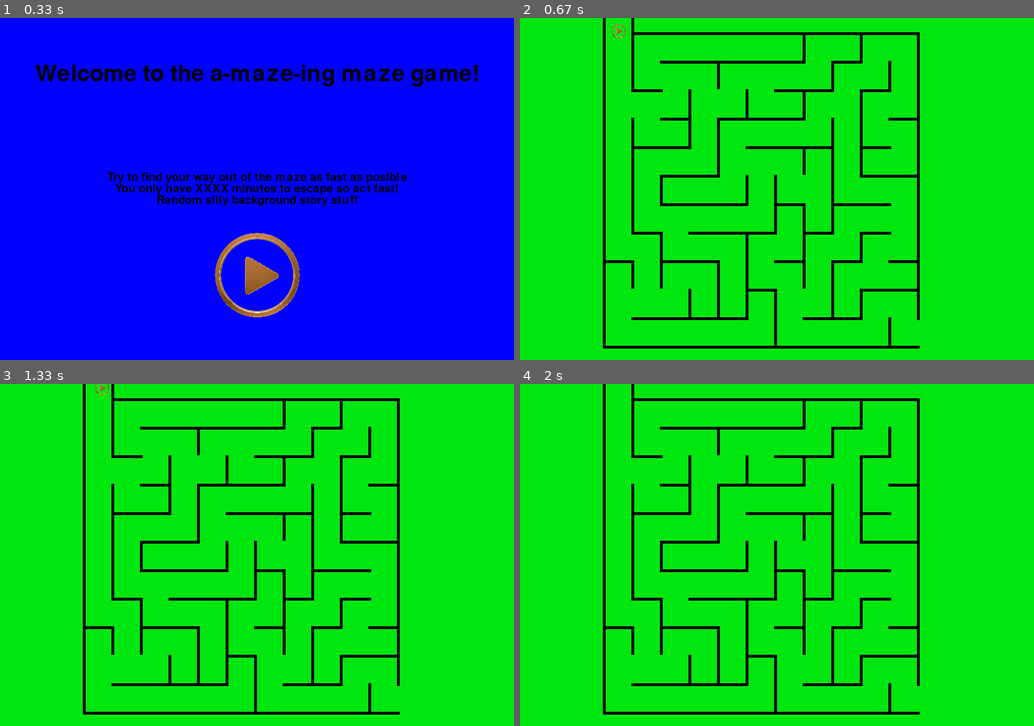
Above: before the commit, frames 1-4 (two rows, left to right).
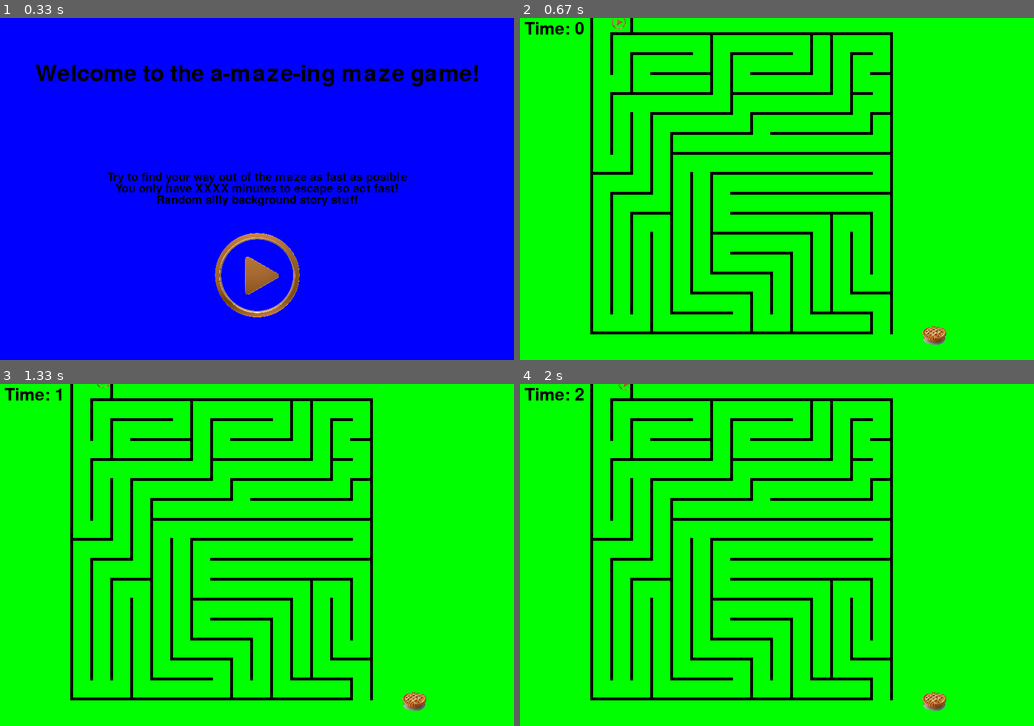
Above: after the commit, the same moments.

Repository: LilyEllaC/mazePygame
Game: pygame game, started from maze.py
Same seed, same stepped clock (60 frames per second), same inputs: the game is played once before the commit and once after it.
Inputs (mouse positions are in pixels of both pictures, inside the frame that each line leads up to):
- Up to frame 1 (0.33 s): no input
- Up to frame 2 (0.67 s): click (777, 274) at 0.38 s
- Up to frame 3 (1.33 s): hold Right 0.67-1.13 s; move the mouse to (236, 568) at 0.7 s; hold Up from 1.17 s (still down)
- Up to frame 4 (2 s): release Up at 1.47 s; hold Right 1.5-1.97 s

Frame 1 is identical in both runs. In frame 2, 99% of the frame differs, in the area x 0-100%, y 0-100%; in frame 3, 99%; in frame 4, 99%.

Commit message:
new maze added

Diff:
--- a/maze.py
+++ b/maze.py
@@ -95,31 +95,32 @@
         playerRect=self.image.get_rect()
         playerRect.x=self.x
         playerRect.y=self.y
+        knockback=4/FPSScaling
         for wall in walls:
             if playerRect.colliderect(wall.rect):#pygame.Rect.colliderect(self.get_rect(), wall.getRect()):
                 if (wall.isHorizontal):
                     if rightPosition(wall.x, wall.width, self.x, self.xSpeed):
                         if self.y>wall.y:
-                            self.y+=5
+                            self.y+=knockback
                         else:
-                            self.y-=5
+                            self.y-=knockback
                     else:
                         if self.x>wall.x:
-                            self.x+=5
+                            self.x+=knockback
                         else:
-                            self.x-=5
+                            self.x-=knockback
                 #vertical paddles
                 else:
                     if rightPosition(wall.y, wall.length, self.y, self.ySpeed):
                         if self.x>wall.x:
-                            self.x+=5
+                            self.x+=knockback
                         else:
-                            self.x-=5
+                            self.x-=knockback
                     else:
                         if self.y>wall.y:
-                            self.y+=5
+                            self.y+=knockback
                         else:
-                            self.y-=5
+                            self.y-=knockback
 
 #wall class
 class Wall():
@@ -169,6 +170,37 @@
             self.hoveredOver=False
         self.image=pygame.transform.scale(image, (self.width, self.height))
 
+#trailing ball class
+class Ball():
+    def __init__(self, x, y, colour, radius):
+        self.x=x
+        self.y=y
+        self.colour=colour
+        self.radius=radius
+
+        self.ball=pygame.draw.circle(screen, self.colour, (self.x, self.y), self.radius)
+        self.ballRect=pygame.Rect(self.x, self.y, self.radius*2, self.radius*2)
+
+    def update(self):
+        self.radius-=0.01/FPSScaling
+
+    def draw(self):
+        self.ball=pygame.draw.circle(screen, self.colour, (self.x, self.y), self.radius)
+        self.ballRect=pygame.Rect(self.x, self.y, self.radius*2, self.radius*2)
+
+#pie!
+class Pie(pygame.sprite.Sprite):
+    def __init__(self, x, y, size):
+        super().__init__()
+        self.x=x
+        self.y=y
+        self.size=size
+        image=pygame.image.load("pie.png")
+        self.image=pygame.transform.scale(image, (size, size))
+        self.rect=self.image.get_rect()
+        self.rect.x=x
+        self.rect.y=y
+
 #checking that the ball has the right x/y coords
 def rightPosition(wallPos, wallLength, playerPos, playerDirect):
     #Between the top and bottom of the paddle
@@ -196,6 +228,7 @@
     #if statement just so I can shrink it
     #horizontal walls starting at the top left
     if True:
+        walls.append(Wall(xList[0], -20, 55, 5, colour))
         walls.append(Wall(xList[1], yList[0], 505, 5, colour))
         #new row
         walls.append(Wall(xList[2], yList[1], 255, 5, colour))
@@ -283,6 +316,118 @@
         #new
         walls.append(Wall(xList[11], yList[0], 5, 505, colour))
 
+    return walls
+
+def createMaze2()->list[Wall]:
+    walls=[]
+    width=5
+    gap=35
+    colour=BLACK
+    xList=[]
+    yList=[]
+    for i in range(0,16):
+        xList.append(WIDTH//7-width+gap*i)
+        yList.append(25+gap*i)
+
+    #for i in range(0,16):
+        #walls.append(Wall(xList[i], 25, 5, 525, BLACK))
+        #walls.append(Wall(WIDTH//7, yList[i], 525, 5, BLACK))
+
+    #horizontal
+    if True:
+        walls.append(Wall(xList[0], -20, gap*2+width, width, colour))
+        walls.append(Wall(xList[1], yList[0], gap*14+width, width, colour))
+        #new
+        walls.append(Wall(xList[2], yList[1], gap*3+width, width, colour))
+        walls.append(Wall(xList[7], yList[1], gap*3+width, width, colour))
+        walls.append(Wall(xList[13], yList[1], gap*1+width, width, colour))
+        #new
+        walls.append(Wall(xList[3], yList[2], gap*3+width, width, colour))
+        walls.append(Wall(xList[8], yList[2], gap*3+width, width, colour))
+        walls.append(Wall(xList[14], yList[2], gap*1+width, width, colour))
+        #new
+        walls.append(Wall(xList[1], yList[3], gap*5+width, width, colour))
+        walls.append(Wall(xList[7], yList[3], gap*5+width, width, colour))
+        walls.append(Wall(xList[13], yList[3], gap*1+width, width, colour))
+        #new
+        walls.append(Wall(xList[3], yList[4], gap*4+width, width, colour))
+        walls.append(Wall(xList[8], yList[4], gap*5+width, width, colour))
+        walls.append(Wall(xList[14], yList[4], gap*1+width, width, colour))
+        #new
+        walls.append(Wall(xList[4], yList[5], gap*4+width, width, colour))
+        walls.append(Wall(xList[9], yList[5], gap*5+width, width, colour))
+        #new
+        walls.append(Wall(xList[4], yList[6], gap*11+width, width, colour))
+        #new
+        walls.append(Wall(xList[0], yList[7], gap*2+width, width, colour))
+        walls.append(Wall(xList[6], yList[7], gap*8+width, width, colour))
+        #new
+        walls.append(Wall(xList[1], yList[8], gap*2+width, width, colour))
+        walls.append(Wall(xList[7], yList[8], gap*8+width, width, colour))
+        #new
+        walls.append(Wall(xList[2], yList[9], gap*2+width, width, colour))
+        walls.append(Wall(xList[7], yList[9], gap*7+width, width, colour))
+        #new
+        walls.append(Wall(xList[6], yList[10], gap*5+width, width, colour))
+        #new
+        walls.append(Wall(xList[7], yList[11], gap*3+width, width, colour))
+        #new
+        walls.append(Wall(xList[6], yList[12], gap*3+width, width, colour))
+        #new
+        walls.append(Wall(xList[5], yList[13], gap*3+width, width, colour))
+        walls.append(Wall(xList[13], yList[13], gap*2+width, width, colour))
+        #new
+        walls.append(Wall(xList[4], yList[14], gap*3+width, width, colour))
+        walls.append(Wall(xList[11], yList[14], gap*3+width, width, colour))
+        #new
+        walls.append(Wall(xList[0], yList[15], gap*14+width, width, colour))
+
+    #vertical
+    if True:
+        walls.append(Wall(xList[2], -20, width, 50, colour))
+        walls.append(Wall(xList[0], -20, width, gap*15+width+45, colour))
+        #new
+        walls.append(Wall(xList[1], yList[0], width, gap*2+width, colour))
+        walls.append(Wall(xList[1], yList[3], width, gap*3+width, colour))
+        walls.append(Wall(xList[1], yList[8], width, gap*6+width, colour))
+        #new
+        walls.append(Wall(xList[2], yList[1], width, gap*2+width, colour))
+        walls.append(Wall(xList[2], yList[4], width, gap*3+width, colour))
+        walls.append(Wall(xList[2], yList[9], width, gap*5+width, colour))
+        #new
+        walls.append(Wall(xList[3], yList[4], width, gap*4+width, colour))
+        walls.append(Wall(xList[3], yList[10], width, gap*5+width, colour))
+        #new
+        walls.append(Wall(xList[4], yList[5], width, gap*9+width, colour))
+        #new
+        walls.append(Wall(xList[5], yList[7], width, gap*6+width, colour))
+        #new
+        walls.append(Wall(xList[6], yList[0], width, gap*3+width, colour))
+        walls.append(Wall(xList[6], yList[7], width, gap*5+width, colour))
+        #new
+        walls.append(Wall(xList[7], yList[1], width, gap*3+width, colour))
+        #new
+        walls.append(Wall(xList[8], yList[4], width, gap*1+width, colour))
+        walls.append(Wall(xList[8], yList[13], width, gap*2+width, colour))
+        #new
+        walls.append(Wall(xList[9], yList[12], width, gap*2+width, colour))
+        #new
+        walls.append(Wall(xList[10], yList[11], width, gap*4+width, colour))
+        #new
+        walls.append(Wall(xList[11], yList[0], width, gap*2+width, colour))
+        walls.append(Wall(xList[11], yList[10], width, gap*4+width, colour))
+        #new
+        walls.append(Wall(xList[12], yList[0], width, gap*3+width, colour))
+        walls.append(Wall(xList[12], yList[9], width, gap*5+width, colour))
+        #new
+        walls.append(Wall(xList[13], yList[1], width, gap*3+width, colour))
+        walls.append(Wall(xList[13], yList[10], width, gap*3+width, colour))
+        #new
+        walls.append(Wall(xList[14], yList[4], width, gap*1+width, colour))
+        walls.append(Wall(xList[14], yList[9], width, gap*3+width, colour))
+        walls.append(Wall(xList[14], yList[14], width, gap*1+width, colour))
+        #new
+        walls.append(Wall(xList[15], yList[0], width, gap*15+width, colour))
 
     return walls
 
@@ -311,22 +456,23 @@
         if event.type==pygame.MOUSEBUTTONDOWN:
             print("Pressed")
             if button.hoveredOver:
+                screen.fill(GREEN)
                 gameState="Playing"
     #end
     return gameState
 
 #main normal playing scene
-def playing(gameState, walls, sprites, player):
+def playing(gameState, walls, sprites, player, time, trails):
     global running
 
-    screen.fill(GREEN)
+    screen.fill((0,255,0,50))
     #checking to allow the game to end
     for event in pygame.event.get():
         if event.type==pygame.QUIT:
             running=False
         if event.type==pygame.MOUSEBUTTONDOWN:
             print("Pressed")
-            gameState="end"
+            gameState="End"
         #moving
         if event.type==pygame.KEYDOWN:
             if event.key==pygame.K_UP:
@@ -344,26 +490,81 @@
             if event.key==pygame.K_LEFT or event.key==pygame.K_RIGHT:
                 player.xSpeed=0
 
+
+    #printing the time
+    toScreen("Time: "+str(round(time)), font30, BLACK, 60, 20)
+
+    #drawing tracking balls
+    #trails.append(Ball(player.x+player.width//2, player.y+player.height//2, BLACK, 5))
+    for ball in trails:
+        ball.update()
+        ball.draw()
+
+    #drawing the player
     player.checkCollide(walls)
     player.update(player.xSpeed, player.ySpeed)
-
-
     sprites.draw(screen)
+
+
     #getting the maze
     for wall in walls:
         wall.draw()
+
+    #stopping
+    #losing after 60 seconds
+    if time>60:
+        gameState="Loss"
+    #winning
+    elif player.x>WIDTH//2+250:
+        gameState="Won"
+    return gameState
+
+def won(time, gameState):
+    global running
+
+    screen.fill(DARK_MAGENTA)
+    toScreen("Yay! You won!", font40, BLUE, WIDTH//2, 50)
+    toScreen("It only took you "+str(round(time))+" seconds to escape.", font20, GREEN, WIDTH//2, 100)
+
+    #getting the game to be able to end
+    for event in pygame.event.get():
+        if event.type==pygame.QUIT:
+            running=False
+        if event.type==pygame.MOUSEBUTTONDOWN:
+            print("Pressed")
+            gameState="End"
+
+    return gameState
+
+def loss(gameState):
+    global running
+    screen.fill(DARK_RED)
+    toScreen("Aw, you lost.", font40, BLACK, WIDTH//2, 50)
+
+    #getting the game to be able to end
+    for event in pygame.event.get():
+        if event.type==pygame.QUIT:
+            running=False
+        if event.type==pygame.MOUSEBUTTONDOWN:
+            print("Pressed")
+            gameState="End"
+
     return gameState
 
 #main function
 def main():
     #creating the sprites
     player=Player(WIDTH//6+10, 10, 25, 25, 4)
-    walls=createMaze()
+    walls=createMaze2()
     playingSprites=pygame.sprite.Group()
+    pie=Pie(WIDTH//2+250, HEIGHT-70, 50)
+    playingSprites.add(pie)
     playingSprites.add(player)
+    trails=[]
 
     #stuff
     global running
+    time=0
     gameState="Intro"
 
     #having the game actually run
@@ -371,12 +572,13 @@
         if gameState=="Intro":
             gameState=intro(gameState)
         elif gameState=="Playing":
-            gameState=playing(gameState, walls, playingSprites, player)
+            gameState=playing(gameState, walls, playingSprites, player, time, trails)
+            time+=1/FPS
         elif gameState=="Won":
-            won()
+            gameState=won(time, gameState)
 
         elif gameState=="Loss":
-            loss()
+            gameState=loss(gameState)
         else:
             running=False
 
Binary file added: pie.png
